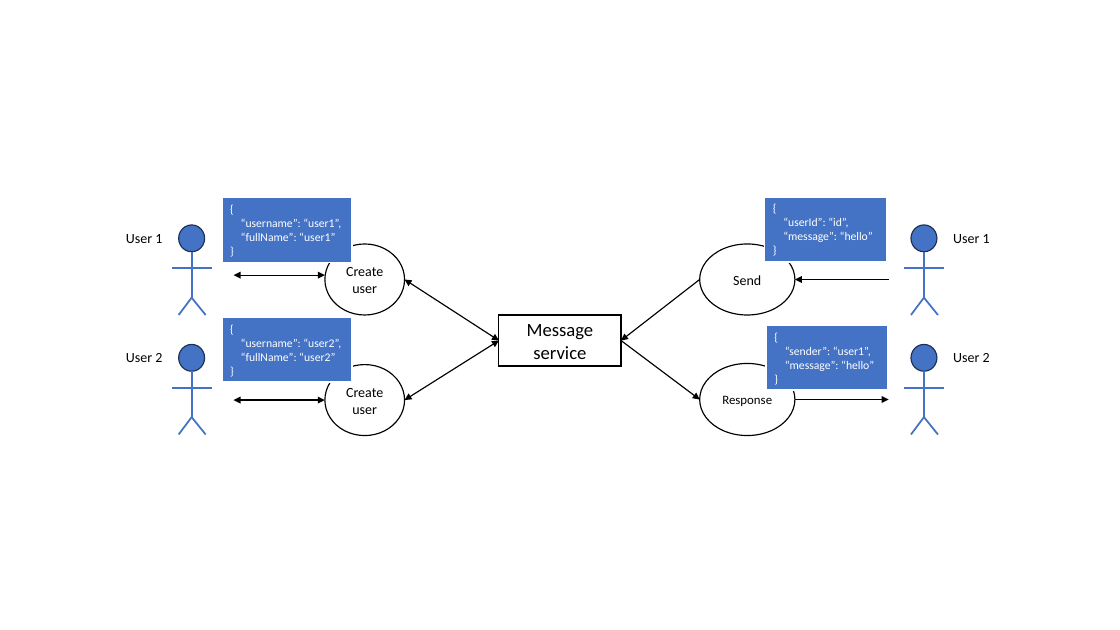
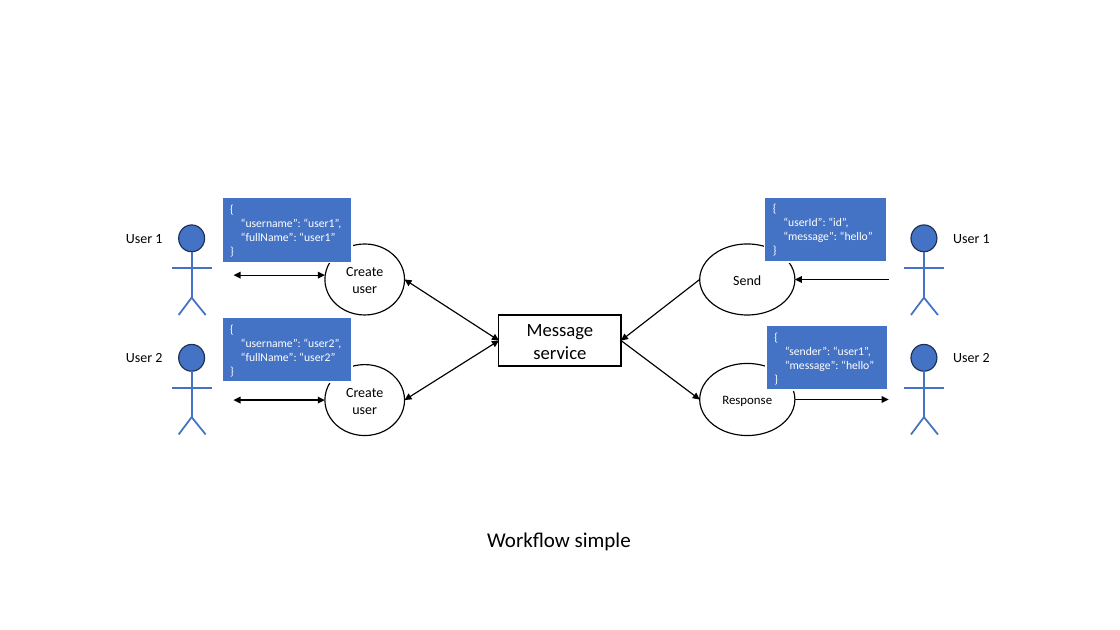
Before and after one commit to phongnghia/example-websocket, a slide deck: slide 1 of img/MessageService.pptx. Drawn at 1120x630 pixels with LibreOffice and Linux fonts; fonts in the diff are those of the drawing. Boxes give left, top, right and bottom in pixels: in the first picture for what was removed or moved away, otherwise in the second. Text is boxed around its words. In the diff, an @@ line names an element or a change of style, - is before the commit and + after.

```diff
--- a/img/MessageService.pptx
+++ b/img/MessageService.pptx
@@ text added at (x1=487, y1=532, x2=631, y2=551), 18 pt, text #000000 @@
+Workflow simple
```
Also in this commit, not shown: 1 slide added, 15 other files.
